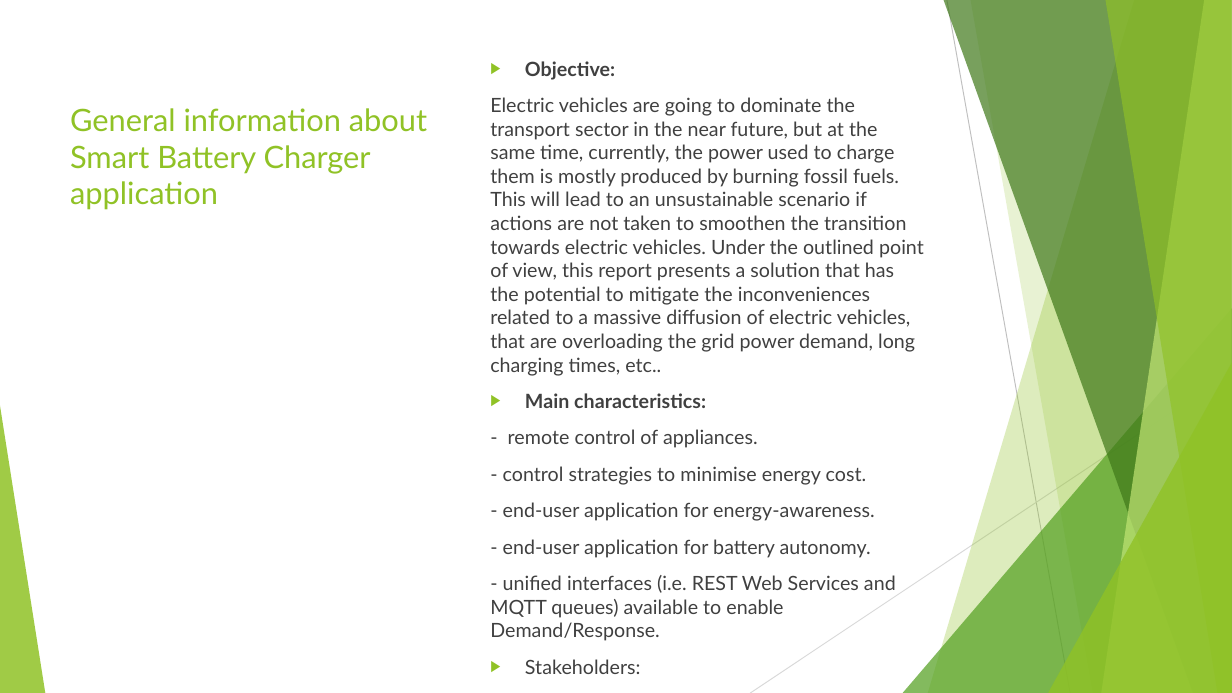
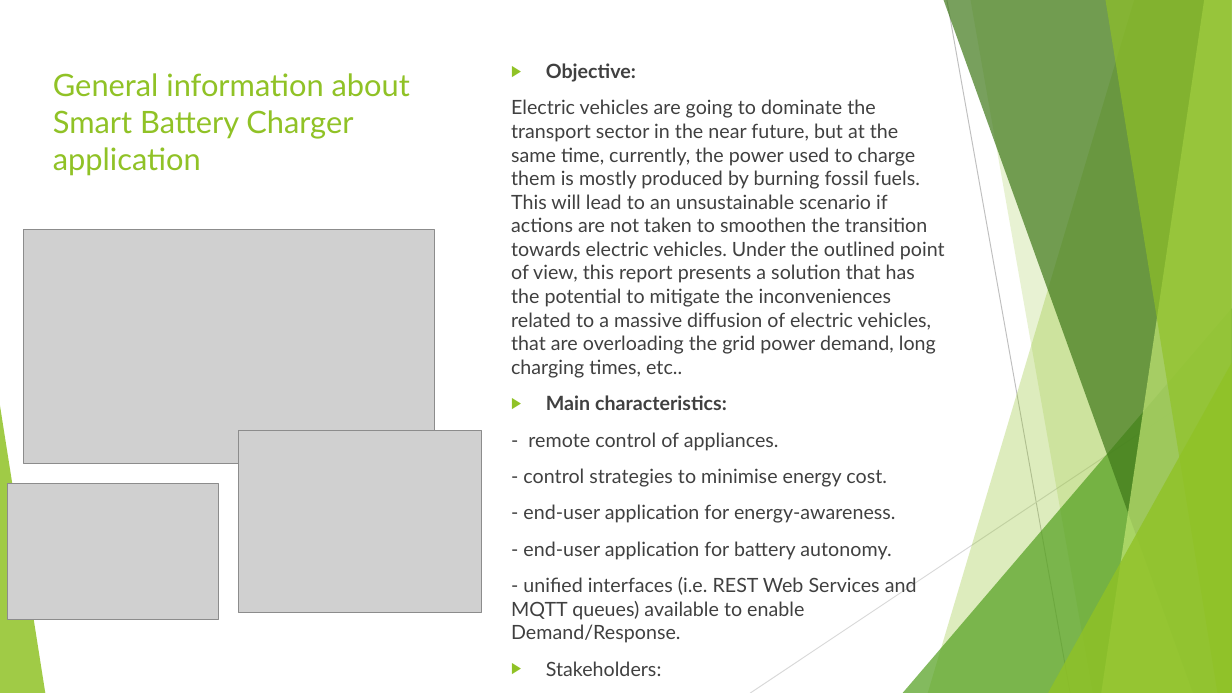
Before and after one commit to annageraci/Battery_Charger_Smart, a slide deck: slide 2 of Materiale Extra/Presentazione del progetto.pptx. Drawn at 1232x693 pixels with LibreOffice and Linux fonts; fonts in the diff are those of the drawing; grey boxes stand for pictures. Boxes give left, top, right and bottom in pixels: in the first picture for what was removed or moved away, otherwise in the second. Text is boxed around its words. In the diff, an @@ line names an element or a change of style, - is before the commit and + after.

```diff
--- a/Materiale Extra/Presentazione del progetto.pptx
+++ b/Materiale Extra/Presentazione del progetto.pptx
@@ title "General information about Smart Battery ..." moved from (x1=70, y1=108, x2=427, y2=210) to (x1=53, y1=73, x2=410, y2=176) @@
@@ text "Objective:" moved from (x1=490, y1=61, x2=924, y2=618) to (x1=511, y1=63, x2=945, y2=620) @@
@@ picture added at (x1=23, y1=229, x2=434, y2=463) @@
@@ picture added at (x1=238, y1=431, x2=482, y2=613) @@
@@ picture added at (x1=7, y1=483, x2=218, y2=620) @@
```
Also in this commit, not shown: 5 slides added, 2 slides removed, 34 other files.
